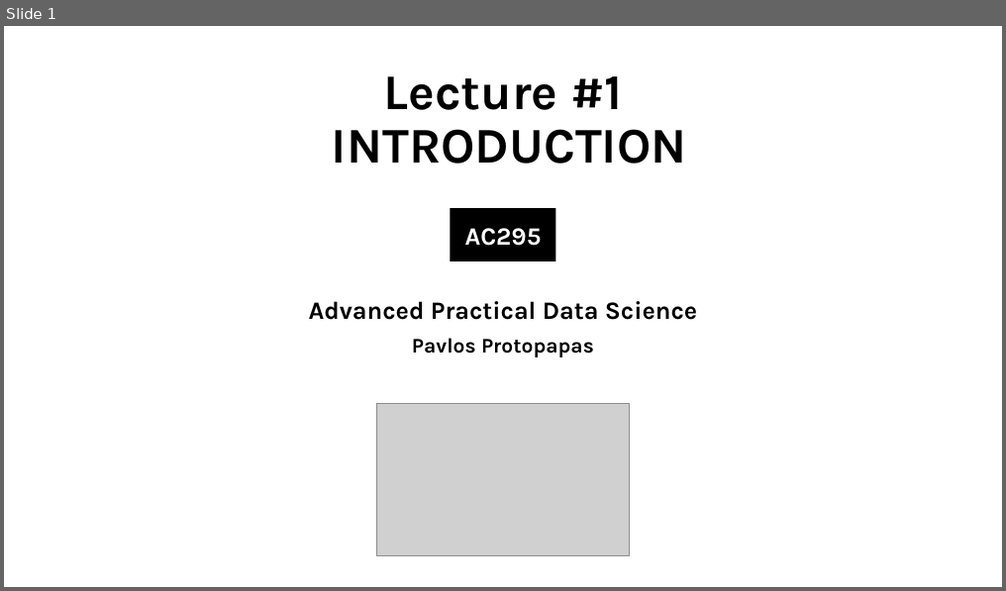
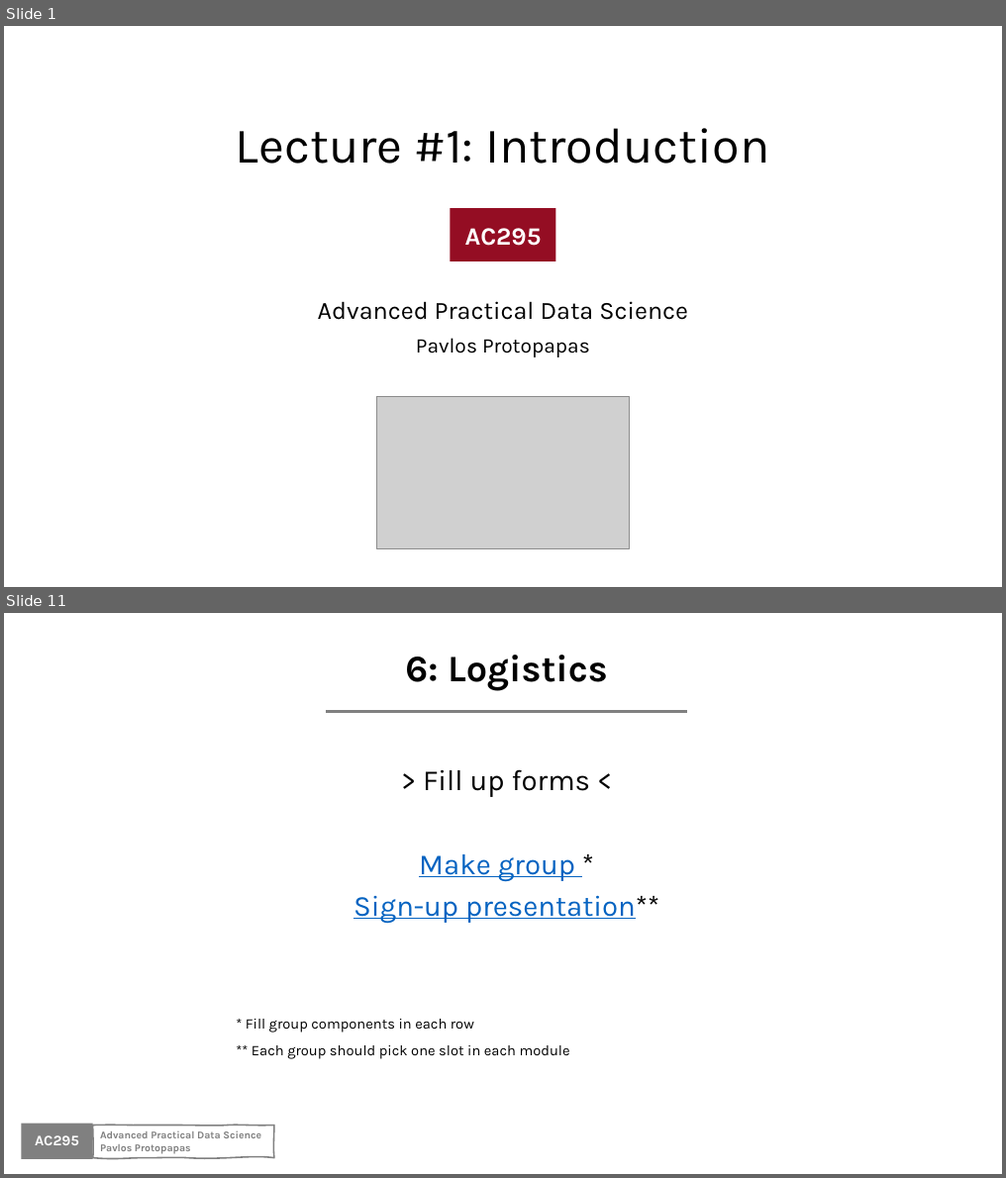
Before and after one commit to Harvard-IACS/2020-AC295, a slide deck: content/lectures/lecture1/presentation/lecture1_draft.pptx. Shown one above the other, each under a label of ours: slide 1 before the commit, slides 1 and 11 after it; the slides between them are not shown. The pictures are 1006x591 and 1006x1178 pixels, drawn with LibreOffice and Linux fonts; fonts in the diff are those of the drawing; grey boxes stand for pictures; background and template pictures are left out. Boxes give left, top, right and bottom in pixels: in the first picture for what was removed or moved away, otherwise in the second. Text is boxed around its words. In the diff, an @@ line names an element or a change of style, - is before the commit and + after.

```diff
--- a/content/lectures/lecture1/presentation/lecture1_draft.pptx
+++ b/content/lectures/lecture1/presentation/lecture1_draft.pptx
@@ slide 11 added at bbox=[4, 613, 1002, 1174], background #FFFFFF @@
@@ text added at bbox=[405, 655, 608, 691], 36 pt, text #000000, bold @@
+6: Logistics
@@ line added from (326, 711) to (687, 711), #808080 3 pt @@
@@ text added at bbox=[246, 769, 659, 1059], 14 pt, text #000000 @@
+> Fill up forms <
+Make group *
+Sign-up presentation**
+* Fill group components in each row
+** Each group should pick one slot in each module
@@ rectangle added at bbox=[21, 1124, 93, 1159], fill #808080 @@
@@ text added at bbox=[35, 1136, 79, 1146], 14 pt, text #FFFFFF, bold @@
+AC295
@@ freeform shape added at bbox=[93, 1126, 274, 1158], outline #808080 1.5 pt, 10 pt, text #808080, bold @@
+Advanced Practical Data Science
+Pavlos Protopapas
@@ slide 1 changed as well @@
@@ title at bbox=[236, 128, 769, 164]: text changed; bold off @@
-Lecture #1
-INTRODUCTION
+Lecture #1: Introduction
@@ rectangle at bbox=[450, 209, 556, 262]: fill #000000 to #940D23 @@
@@ subtitle at bbox=[318, 301, 688, 358]: bold off in "Advanced Practical Data Science", "Pavlos Protopapas" @@
@@ picture: place and size @@
-picture at bbox=[377, 404, 629, 556]
+picture at bbox=[377, 397, 629, 550]
```
Also in this commit, not shown: 2 other slides changed, 8 other slides added, 3 slides removed, 2 other files.
